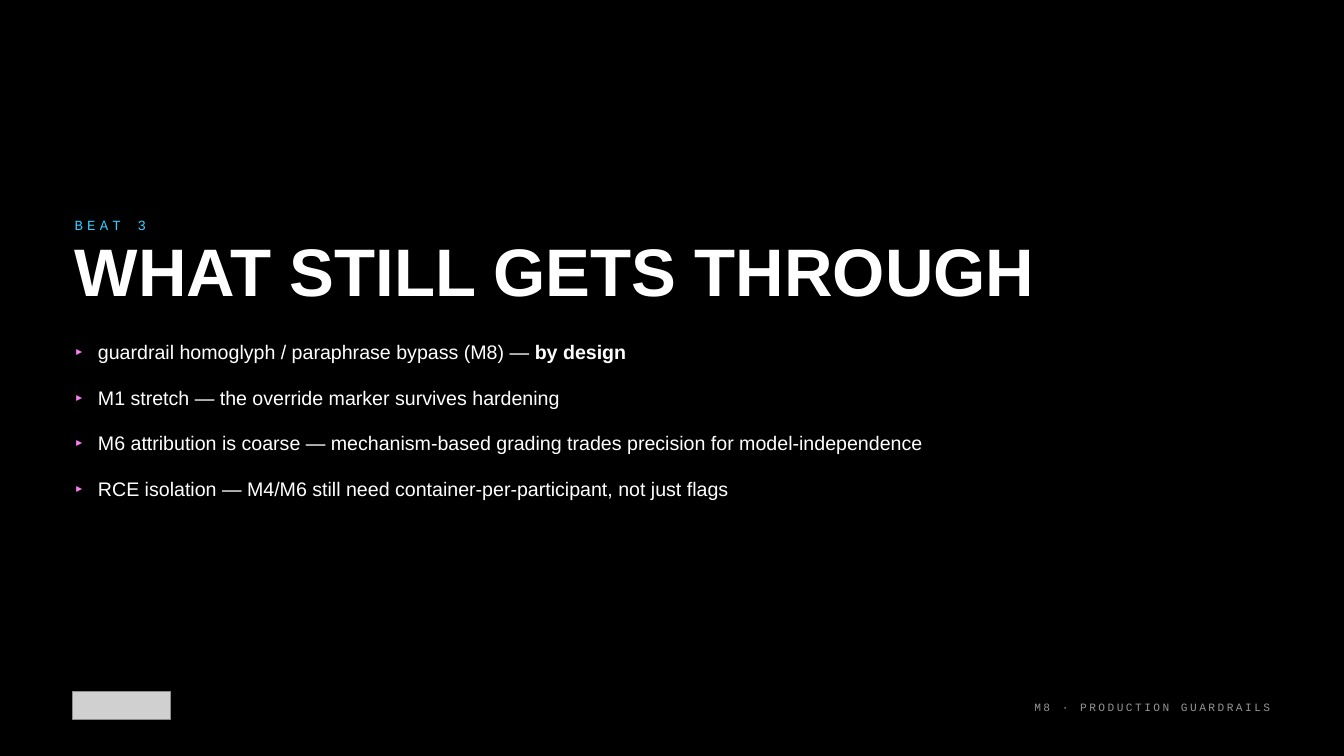
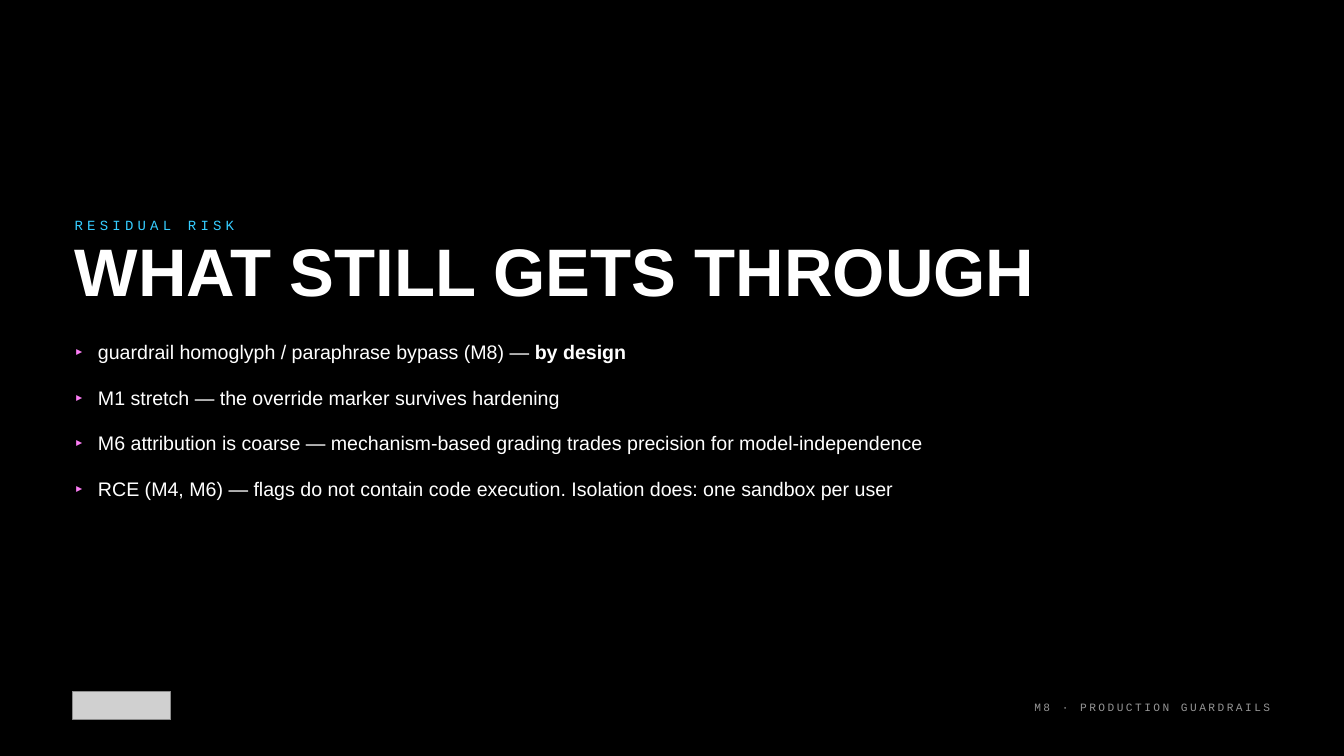
Before and after one commit to kkmookhey/training, a slide deck: slide 24 of blackhat-2026-adversarial-ai/M8-production-defense/slides/M8 Production Guardrails.pptx (slide 18 before the commit). Drawn at 1344x756 pixels with LibreOffice and Linux fonts; fonts in the diff are those of the drawing; grey boxes stand for pictures. Boxes give left, top, right and bottom in pixels: in the first picture for what was removed or moved away, otherwise in the second. Text is boxed around its words. In the diff, an @@ line names an element or a change of style, - is before the commit and + after.

```diff
--- a/blackhat-2026-adversarial-ai/M8-production-defense/slides/M8 Production Guardrails.pptx
+++ b/blackhat-2026-adversarial-ai/M8-production-defense/slides/M8 Production Guardrails.pptx
@@ text at (75, 220, 234, 230): text changed @@
-BEAT 3
+RESIDUAL RISK
@@ text at (98, 481, 893, 500): text changed @@
-RCE isolation — M4/M6 still need container-per-participant, not just flags
+RCE (M4, M6) — flags do not contain code execution. Isolation does: one sandbox per user
```
Also in this commit, not shown: 5 other slides changed, 7 slides added, 33 other files.
